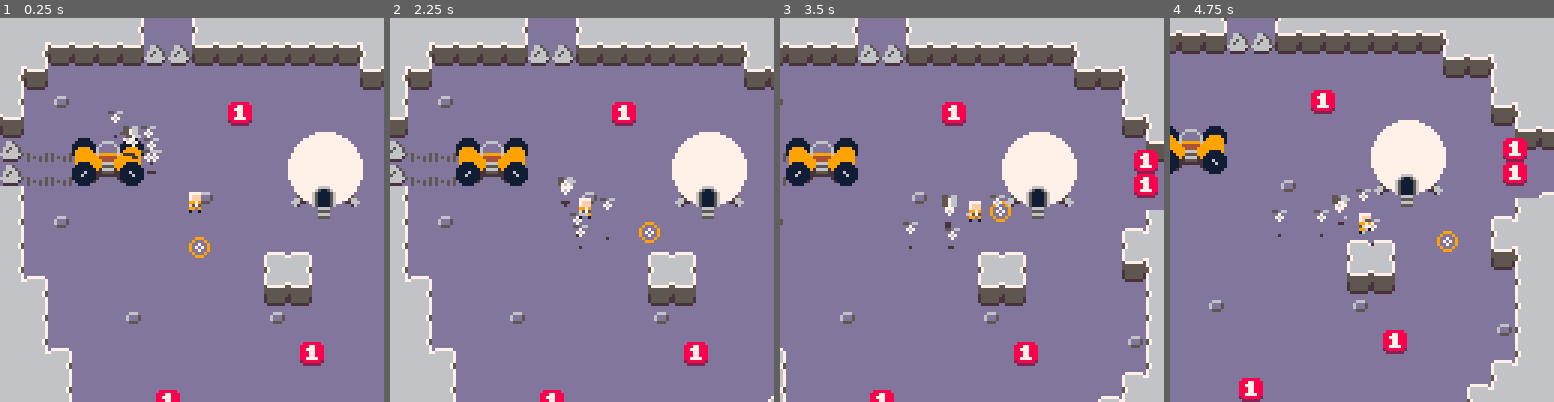
Above: before the commit, frames 1-4 (left to right).
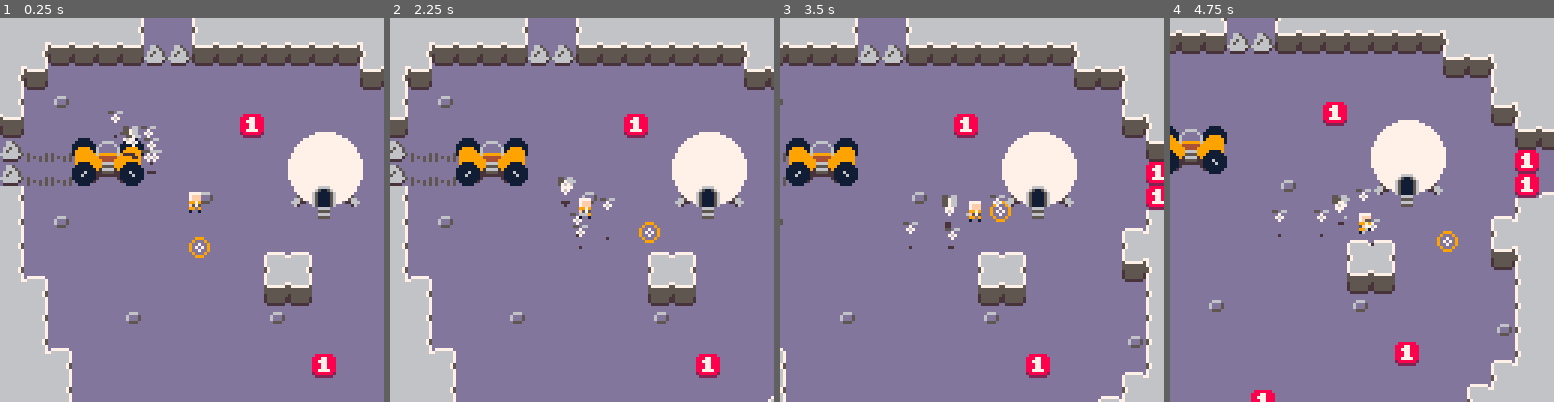
Above: after the commit, the same moments.

Repository: kevinthompson/moonbreak-p8
Game: PICO-8 cartridge moonbreak.p8
The game is run twice, just before and just after one commit, with the same random seed, the same clock (stepped at 60 frames per second) and the same inputs.
Inputs:
- Up to frame 1 (0.25 s): no input
- Up to frame 2 (2.25 s): tap X (X key) at 0.33, 1.07, 1.85 s; tap O (Z key) at 0.7, 1.7, 2.1 s; hold Right 1.6-2.1 s; hold Up from 2.15 s (still down)
- Up to frame 3 (3.5 s): release Up at 2.42 s; hold Right 2.47-3.03 s; tap O (Z key) at 2.5, 2.9, 3.3 s; tap X (X key) at 2.97 s; hold Left from 3.08 s (still down)
- Up to frame 4 (4.75 s): release Left at 3.58 s; hold Down 3.63-3.97 s; tap O (Z key) at 3.7, 4.1, 4.5 s; hold Right 4.02-4.68 s; tap X (X key) at 4.08 s; hold Up from 4.73 s (still down)

The runs differ from the first frame. In frame 1, 1.4% of the frame differs, in the area x 40-88%, y 21-100%; in frame 2, 1.4%; in frame 3, 2.3%; in frame 4, 2.7%, in the area x 17-97%, y 18-100%.

Commit message:
fix: objective spawn position

Diff:
--- a/scripts/scenes/game.lua
+++ b/scripts/scenes/game.lua
@@ -10,8 +10,8 @@
 
         if tile == 19 then
           objective:new({
-            x = mx * 8,
-            y = my * 8
+            x = 4 + mx * 8,
+            y = 4 + my * 8
           })
 
           mset(mx,my,0)
